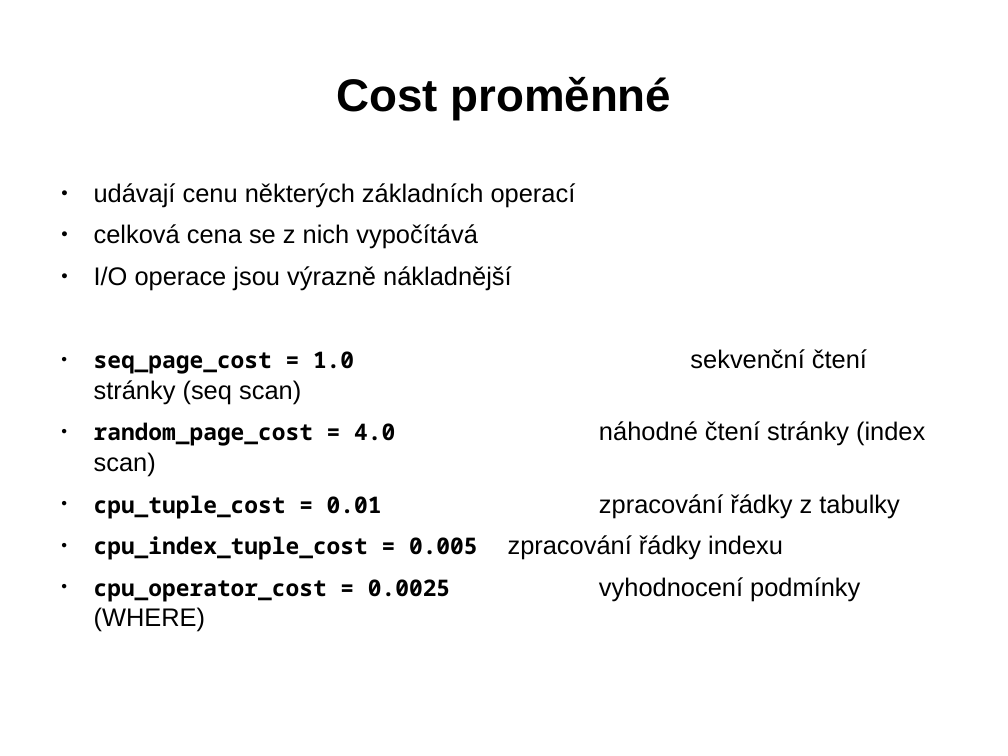
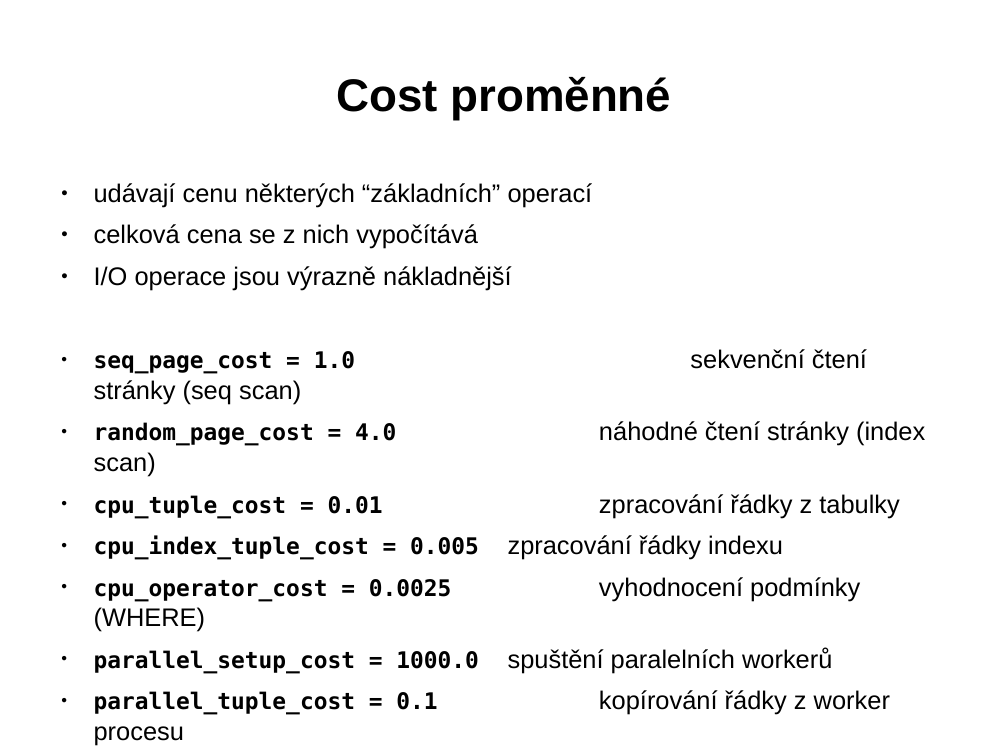
Before and after one commit to tvondra/explain_training, a slide deck: slide 6 of explain-training.odp. Drawn at 1008x756 pixels with LibreOffice and Linux fonts; fonts in the diff are those of the drawing. Boxes give left, top, right and bottom in pixels: in the first picture for what was removed or moved away, otherwise in the second. Text is boxed around its words. In the diff, an @@ line names an element or a change of style, - is before the commit and + after.

```diff
--- a/explain-training.odp
+++ b/explain-training.odp
@@ text at (94, 183, 593, 207): text changed @@
-● udávají cenu některých základních operací
+● udávají cenu některých “základních” operací
@@ text at (94, 349, 925, 632): font Noto Sans Mono to DejaVu Sans Mono in "seq_page_cost = 1.0", "random_page_cost = 4.0", "cpu_tuple_cost = 0.01", "cpu_index_tuple_cost = 0.005" and 1 more places @@
@@ text at (94, 650, 890, 715): paragraphs added @@
+● parallel_setup_cost = 1000.0 spuštění paralelních workerů
+● parallel_tuple_cost = 0.1 kopírování řádky z worker procesu
```
Also in this commit, not shown: 53 other slides changed, 13 slides removed, 2 other files.
